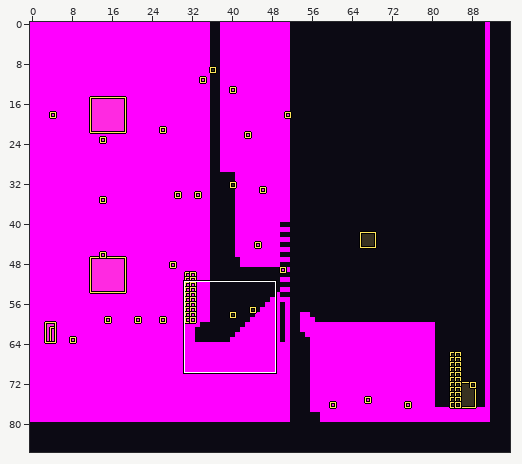
LDtk project: claude/assets/levels/awdjoo-1-3.ldtk. Above, an overview of the earlier version with the close-up marked.
Close-up. The starting point:
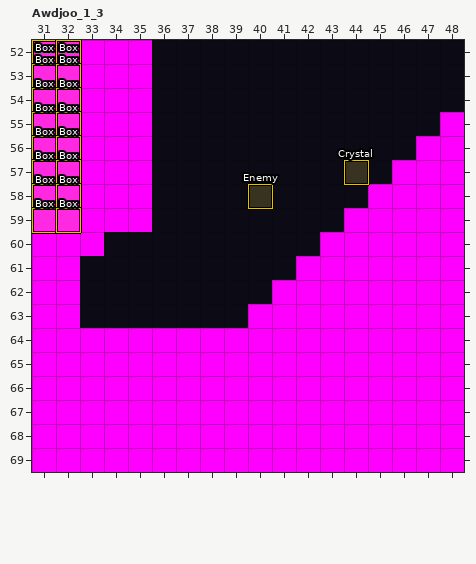
Cells are 16x16 px. Shown: Awdjoo_1_3 x 31..48, y 52..69. The commit also changed other parts of the map, which this record leaves out. The old version is drawn lined up with the new one.
Once edited:
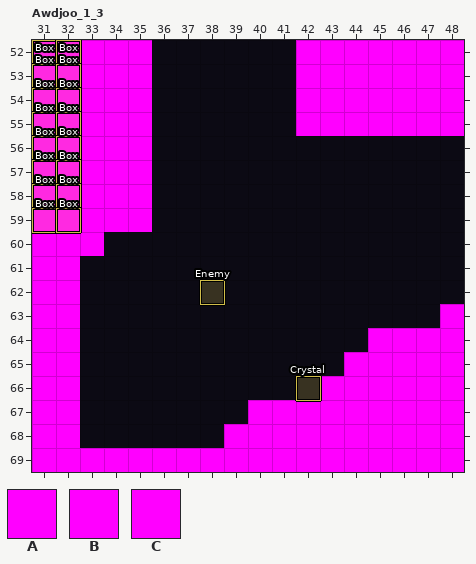
Key: from "Collision": A 1, B 5; from "Skin": C 9.
_ is an empty cell.
Objects are placed by their top-left corner, in cells (3,4 is the top-left corner of cell 3,4); size is 1x1 cell unless given.
Tiles replaced or removed in this view: A, B.
What changed:
Changed rows in their new state; . is an unchanged cell.
map size 92x80 -> 96x86 cells
Layer "Entities":
changed: "Crystal" rectangle at 44,57 -> "Crystal" rectangle at 42,66
added: "Enemy" rectangle at 38,62
removed: "Enemy" rectangle at 40,58
Layer "Skin":
first column x 42:
52 CCCCCCC
53 CCCCCCC
54 CCCCCCC
55 CCCCCC.
Layer "Collision":
first column x 33:
52 .........AAAAAAA
53 .........AAAAAAA
54 .........AAAAAAA
55 .........AAAAAA.
56 ..............__
57 .............___
58 ............____
59 ..........._____
60 ..........______
61 ........._______
62 ........________
63 .......________.
64 ____________....
65 ___________.....
66 __________B.....
67 _______.........
68 ______..........
